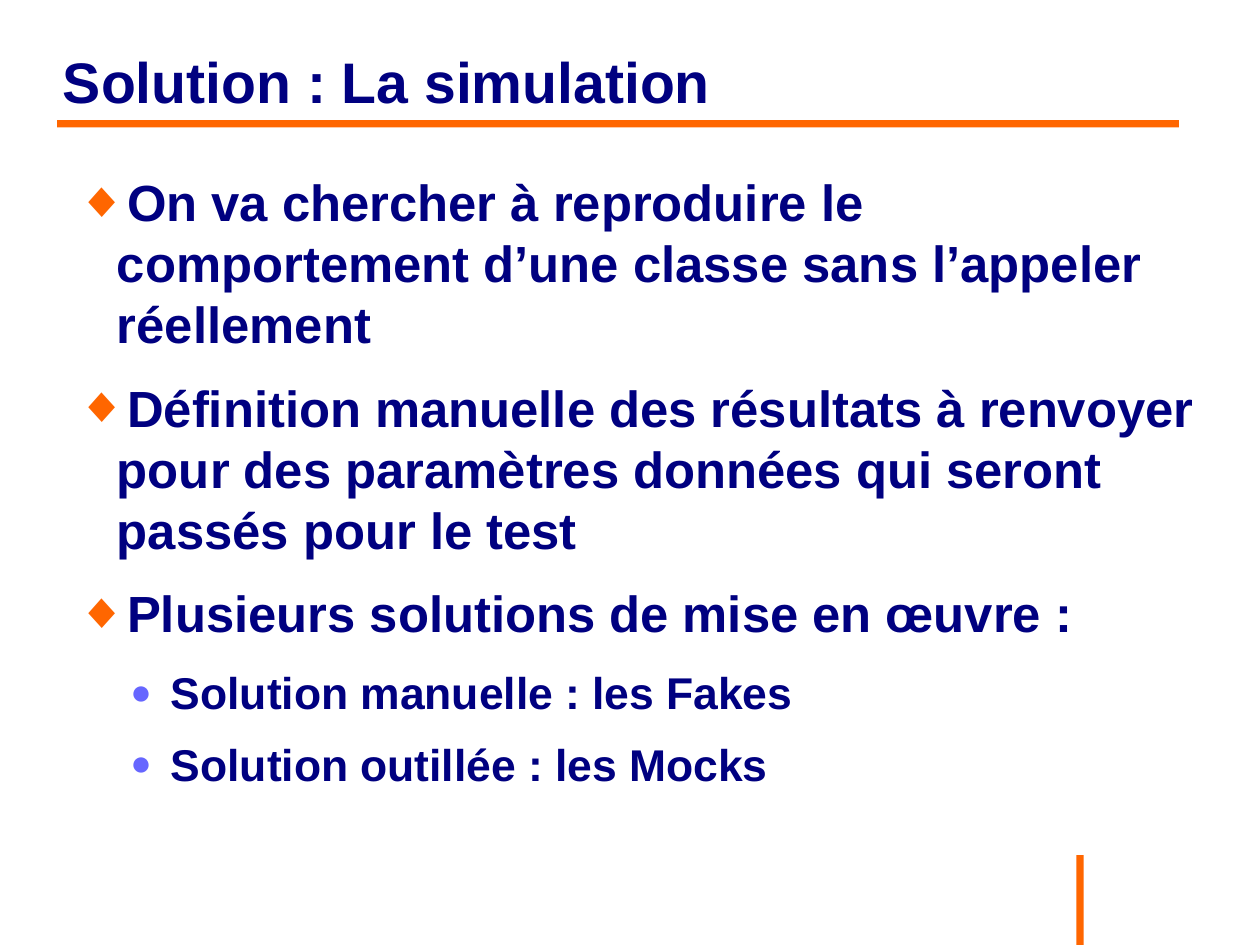
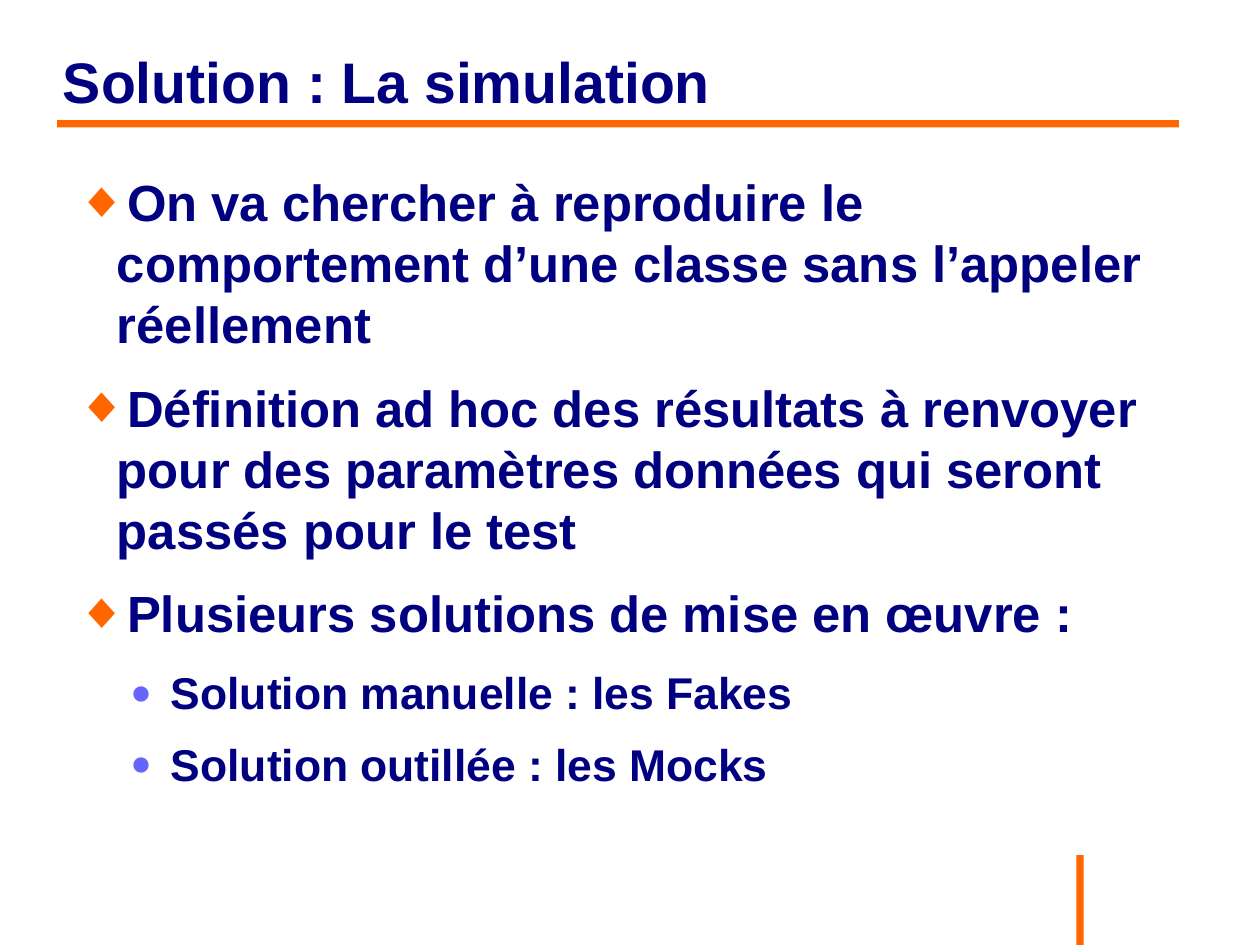
Before and after one commit to philphils/tests-unitaires-et-moins-unitaires, a slide deck: slide 42 of tests-unitaires-cours/nouveauDiapo/diapo_tests_unitaires.odp. Drawn at 1260x945 pixels with LibreOffice and Linux fonts; fonts in the diff are those of the drawing; background and template pictures are left out. Boxes give left, top, right and bottom in pixels: in the first picture for what was removed or moved away, otherwise in the second. Text is boxed around its words. In the diff, an @@ line names an element or a change of style, - is before the commit and + after.

```diff
--- a/tests-unitaires-cours/nouveauDiapo/diapo_tests_unitaires.odp
+++ b/tests-unitaires-cours/nouveauDiapo/diapo_tests_unitaires.odp
@@ text at box(117, 389, 1137, 559): text changed @@
-◆ Définition manuelle des résultats à renvoyer pour des paramètres données qui seront passés pour le test
+◆ Définition ad hoc des résultats à renvoyer pour des paramètres données qui seront passés pour le test
```
Also in this commit, not shown: 7 other slides changed.
